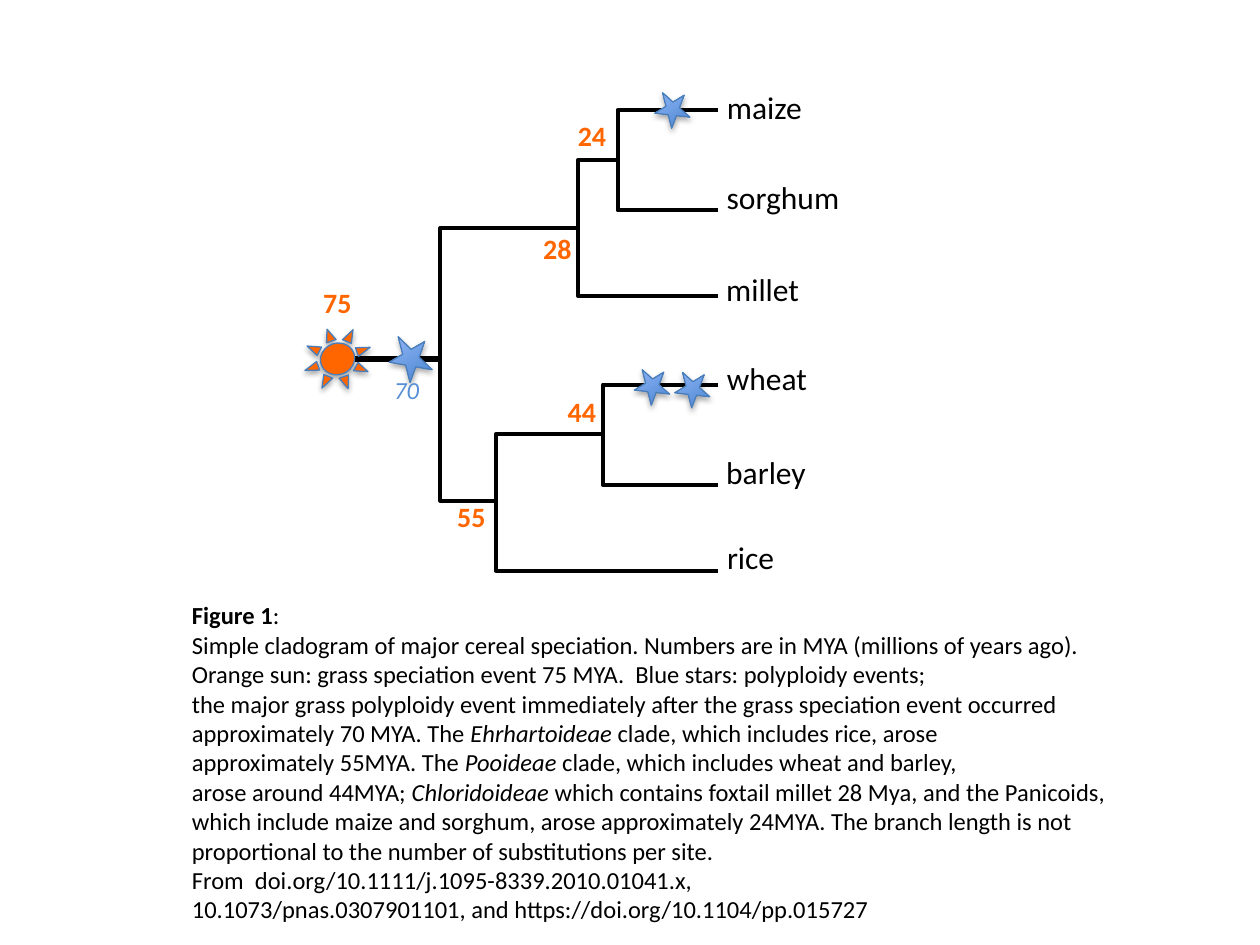
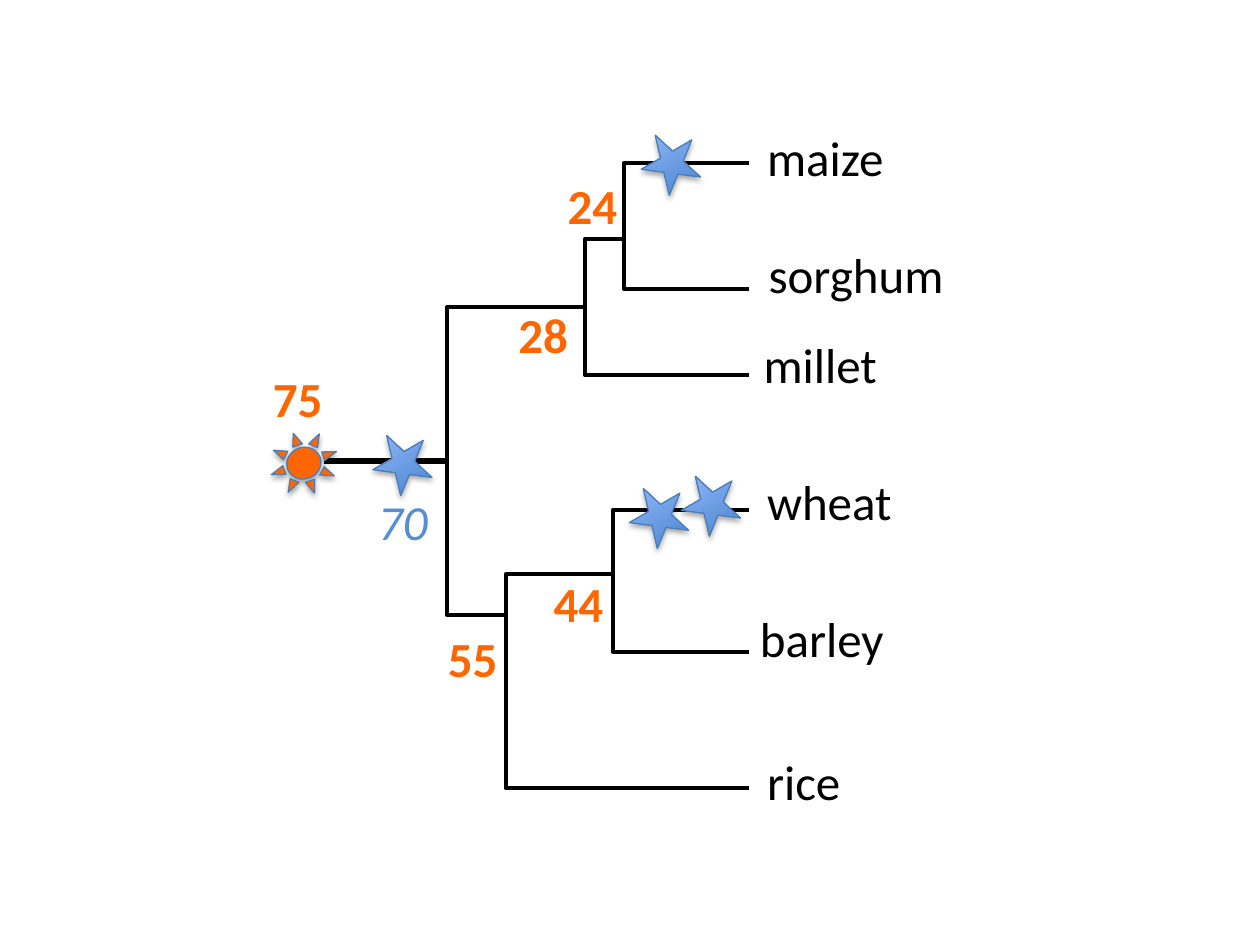
Before and after one commit to HuffordLab/Convergence_Domestication, a slide deck: slide 1 of Figure_1.pptx. Drawn at 1260x945 pixels with LibreOffice and Linux fonts; fonts in the diff are those of the drawing. Boxes give left, top, right and bottom in pixels: in the first picture for what was removed or moved away, otherwise in the second. Text is boxed around its words. In the diff, an @@ line names an element or a change of style, - is before the commit and + after.

```diff
--- a/Figure_1.pptx
+++ b/Figure_1.pptx
@@ rectangle: place and size @@
-rectangle at [721,96,953,596]
+rectangle at [751,106,987,799]
@@ text "maize": place and size @@
-text "maize" at [727,97,802,120]
+text "maize" at [767,142,883,177]
@@ text "24": place and size @@
-text "24" at [578,127,606,146]
+text "24" at [568,192,618,224]
@@ rectangle: place and size @@
-rectangle at [617,110,745,210]
+rectangle at [624,163,777,290]
@@ star: place and size @@
-star at [632,115,680,163]
+star at [638,193,686,241]
@@ rectangle: place and size @@
-rectangle at [578,160,747,296]
+rectangle at [585,238,753,374]
@@ text "sorghum": place and size @@
-text "sorghum" at [727,187,839,215]
+text "sorghum" at [769,259,944,302]
@@ rectangle: place and size @@
-rectangle at [441,228,673,500]
+rectangle at [447,307,679,616]
@@ text "28": place and size @@
-text "28" at [543,239,571,260]
+text "28" at [518,319,568,354]
@@ rectangle: place and size @@
-rectangle at [627,186,859,543]
+rectangle at [634,301,866,658]
@@ rectangle: place and size @@
-rectangle at [633,228,864,490]
+rectangle at [639,343,871,605]
@@ text "millet": place and size @@
-text "millet" at [726,279,799,302]
+text "millet" at [764,349,877,384]
@@ text "75": place and size @@
-text "75" at [323,295,351,314]
+text "75" at [273,385,323,418]
@@ sun: place and size @@
-sun at [294,318,380,400]
+sun at [261,422,347,505]
@@ star: place and size @@
-star at [381,327,440,387]
+star at [362,420,442,501]
@@ line moved from (441, 359) - (338, 359) to (450, 461) - (324, 461) @@
@@ rotation 328 to 329 degrees in 3 elements at [630,120,710,201], [669,462,749,542], [618,473,698,554] @@
@@ text "wheat": place and size @@
-text "wheat" at [727,368,807,391]
+text "wheat" at [767,486,891,521]
@@ text "70": place and size @@
-text "70" at [394,379,419,399]
+text "70" at [378,508,428,541]
@@ text "70" at [378,508,428,541]: size 14 to 28 pt @@
@@ rectangle: place and size @@
-rectangle at [602,384,730,485]
+rectangle at [612,510,760,651]
@@ rectangle: place and size @@
-rectangle at [496,435,733,571]
+rectangle at [505,575,777,789]
@@ size 16 to 28 pt in 5 elements at [568,192,618,224], [518,319,568,354], [273,385,323,418], [448,645,498,678], [554,590,604,622] @@
@@ text "44": place and size @@
-text "44" at [568,404,596,422]
+text "44" at [554,590,604,622]
@@ text removed at [192,607,1105,923] @@
-Figure 1:
-Simple cladogram of major cereal speciation. Numbers are in MYA (millions of years ago).
-Orange sun: grass speciation event 75 MYA. Blue stars: polyploidy events;
-the major grass polyploidy event immediately after the grass speciation event occurred
-approximately 70 MYA. The Ehrhartoideae clade, which includes rice, arose
-approximately 55MYA. The Pooideae clade, which includes wheat and barley,
-arose around 44MYA; Chloridoideae which contains foxtail millet 28 Mya, and the Panicoids,
-which include maize and sorghum, arose approximately 24MYA. The branch length is not
-proportional to the number of substitutions per site.
-From doi.org/10.1111/j.1095-8339.2010.01041.x,
-10.1073/pnas.0307901101, and https://doi.org/10.1104/pp.015727
@@ text "55": place and size @@
-text "55" at [457,509,485,528]
+text "55" at [448,645,498,678]
@@ text "barley": place and size @@
-text "barley" at [726,462,805,489]
+text "barley" at [760,623,884,665]
@@ size 18 to 28 pt in 6 elements at [767,142,883,177], [764,349,877,384], [769,259,944,302], [767,486,891,521], [760,623,884,665], [767,766,840,801] @@
@@ text "rice": place and size @@
-text "rice" at [727,547,774,570]
+text "rice" at [767,766,840,801]
```
Also in this commit, not shown: 11 other files.
